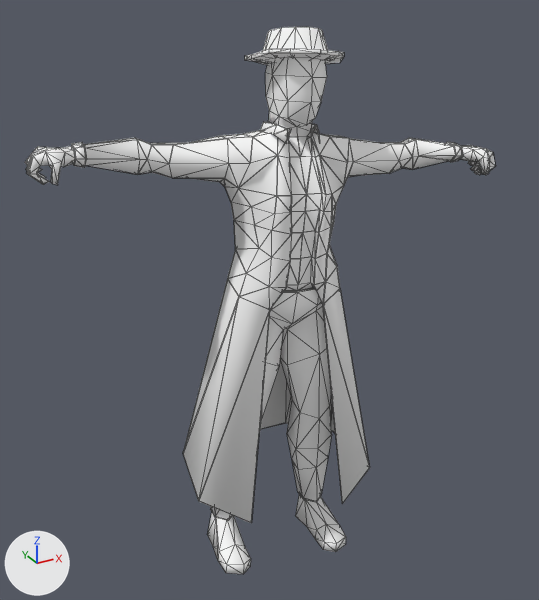
A saved change to the glTF model MissionSuicide/assets/character/villain/Villain.glb.
Both versions are drawn from a 50 mm camera at (-124.0, -219.0, 204.0) aimed at (0.0, 5.0, 91.0). Arrows for +X, +Y and +Z are at lower left; the lights stay in place. Mesh edges are drawn as thin lines. Vertices at the same position are counted once.

Script lines for the objects in view, before the commit:
```python
me_hat_001mesh_002 = bpy.data.meshes.new('Hat.001Mesh.002')
me_hat_001mesh_002.from_pydata(...)  # 862 vertices, 1696 faces; spans x -81.0..89.0, y -35.0..19.0, z -4.0..188.0
me_hat_001mesh_002.materials.append(mat_defaultmaterial)
ob_villain = bpy.data.objects.new('Villain', me_hat_001mesh_002)
ob_villain.location = (0.0, 0.0, 0.0)
```
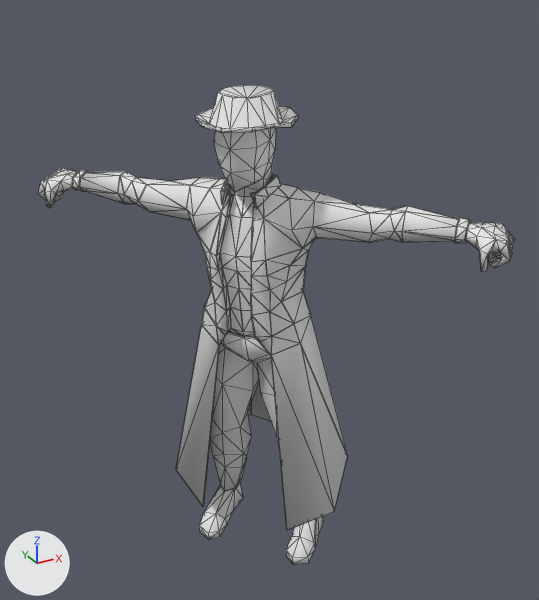
The change, as a list of edits to the scene's bpy script:
```text
Change me_hat_001mesh_002:
    used by ob_villain; location = (0.0, 0.0, 0.0)
    remove me_hat_001mesh_002.from_pydata(...)  # 862 vertices, 1696 faces; spans x -81.0..89.0, y -35.0..19.0, z -4.0..188.0
    remove me_hat_001mesh_002.materials.append(mat_defaultmaterial)
    add me_hat_001mesh_002.from_pydata(...)  # 863 vertices, 1696 faces; spans x -68.0..50.0, y -69.0..68.0, z -21.0..170.0
    me_hat_001mesh_002 part 1: the loose piece of 54 vertices spanning x -9.0..22.0, y -19.0..18.0, z 174.0..188.0 is multiplied about its middle by the matrix ((0.705, 0.679, -0.205), (-0.704, 0.704, -0.095), (0.08, 0.211, 0.974)), then moved by (-22.0, -6.0, -17.0)
    me_hat_001mesh_002 part 2: the loose piece of 642 vertices spanning x -81.0..89.0, y -35.0..19.0, z 22.0..184.0 is multiplied about its middle by the matrix ((0.705, 0.679, -0.205), (-0.704, 0.704, -0.095), (0.08, 0.211, 0.974)), then moved by (-10.0, 5.0, -16.0)
    me_hat_001mesh_002 part 3: the loose piece of 24 vertices spanning x -36.0..-22.0, y -29.0..2.0, z -1.0..11.0 is multiplied about its middle by the matrix ((0.705, 0.679, -0.205), (-0.704, 0.704, -0.095), (0.08, 0.211, 0.974)), then moved by (15.0, 39.0, -18.0)
    me_hat_001mesh_002 part 4: the loose piece of 142 vertices spanning x -31.0..19.0, y -33.0..11.0, z -4.0..108.0 is rebuilt with 119 vertices and now spans x -23.0..22.0, y -15.0..34.0, z -7.0..93.0
    me_hat_001mesh_002 part 5: a new loose piece of 24 vertices spanning x 0.0..24.0, y -17.0..7.0, z -21.0..-5.0
```

Location of each change, [x1, y1, x2, y2] in pixels of the pictures (539 x 600 px; the box of a moved part takes in the faces that stretch with it):
'Villain', reshaped (12% shorter)
    before: [25, 27, 495, 574]
    after: [38, 85, 514, 564]
part 1 of me_hat_001mesh_002, moved or reshaped
    before: [245, 27, 344, 65]
    after: [195, 85, 298, 133]
part 2 of me_hat_001mesh_002, moved or reshaped
    before: [25, 58, 495, 523]
    after: [38, 128, 514, 530]
part 3 of me_hat_001mesh_002, moved or reshaped
    before: [207, 513, 251, 574]
    after: [199, 483, 243, 540]
part 4 of me_hat_001mesh_002, rebuilt
    before: [210, 288, 346, 552]
    after: [210, 332, 280, 492]
part 5 of me_hat_001mesh_002, added
    after: [286, 516, 324, 564]
